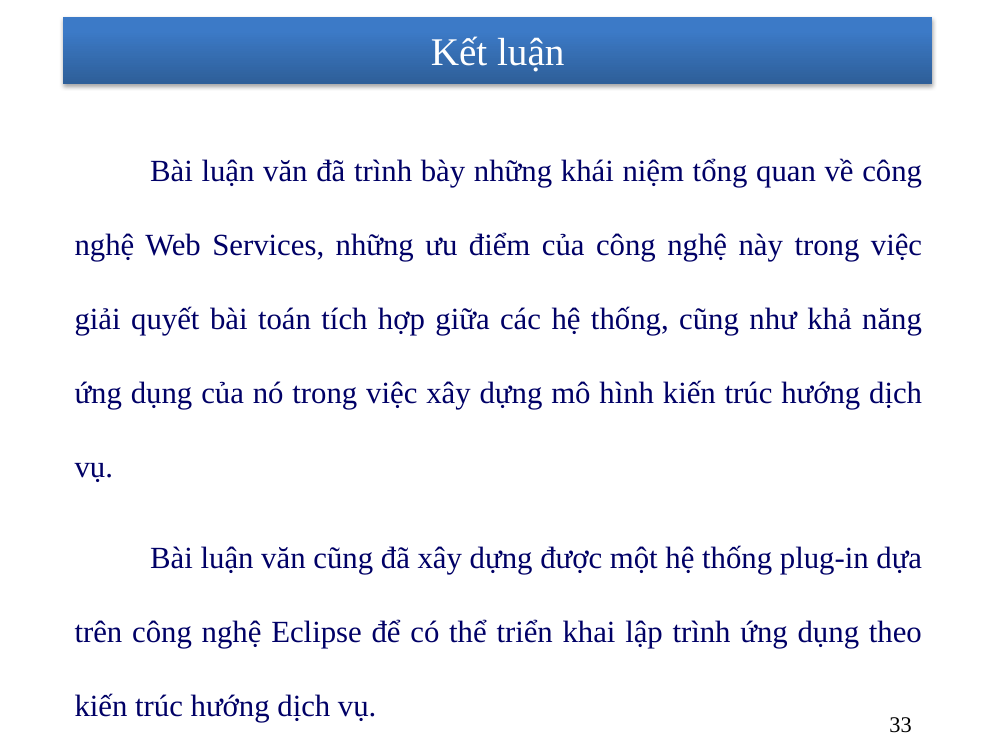
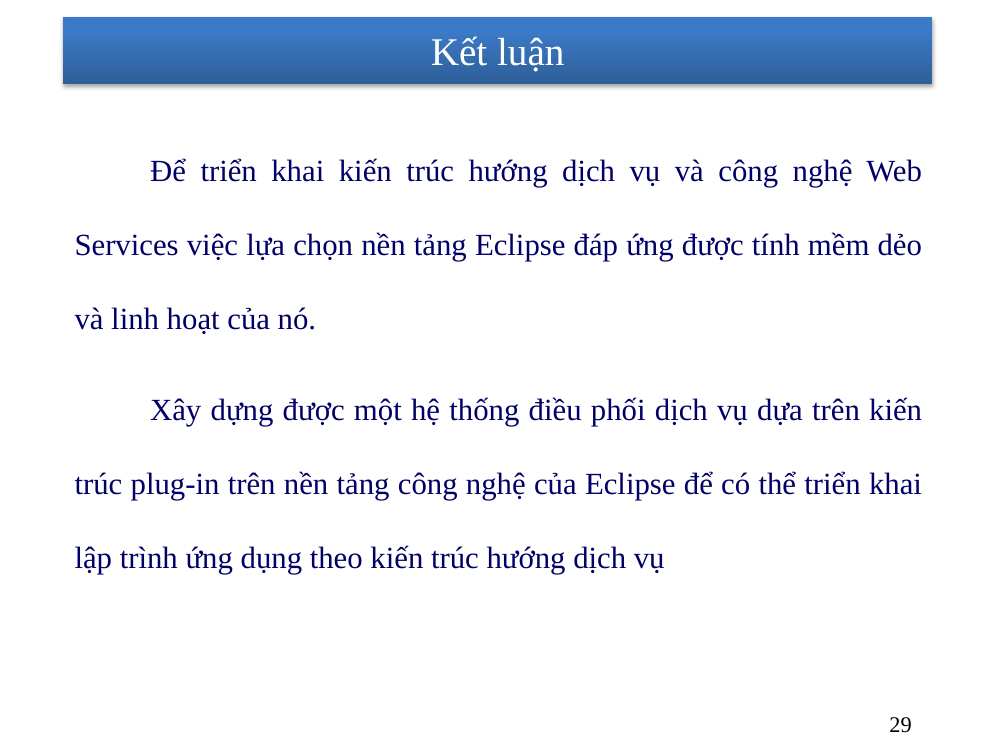
Before and after one commit to nhanhnt/LUANVAN, a slide deck: slide 29 of WORD/luanvan_nhanhnt_ver8.pptx (slide 33 before the commit). Drawn at 1008x756 pixels with LibreOffice and Linux fonts; fonts in the diff are those of the drawing; background and template pictures are left out. Boxes give left, top, right and bottom in pixels: in the first picture for what was removed or moved away, otherwise in the second. Text is boxed around its words. In the diff, an @@ line names an element or a change of style, - is before the commit and + after.

```diff
--- a/WORD/luanvan_nhanhnt_ver8.pptx
+++ b/WORD/luanvan_nhanhnt_ver8.pptx
@@ text at [75,158,922,574]: text changed @@
-    Bài luận văn đã trình bày những khái niệm tổng quan về công nghệ Web Services, những ưu điểm của công nghệ này trong việc giải quyết bài toán tích hợp giữa các hệ thống, cũng như khả năng ứng dụng của nó trong việc xây dựng mô hình kiến trúc hướng dịch vụ.
-    Bài luận văn cũng đã xây dựng được một hệ thống plug-in dựa trên công nghệ Eclipse để có thể triển khai lập trình ứng dụng theo kiến trúc hướng dịch vụ.
+    Để triển khai kiến trúc hướng dịch vụ và công nghệ Web Services việc lựa chọn nền tảng Eclipse đáp ứng được tính mềm dẻo và linh hoạt của nó.
+    Xây dựng được một hệ thống điều phối dịch vụ dựa trên kiến trúc plug-in trên nền tảng công nghệ của Eclipse để có thể triển khai lập trình ứng dụng theo kiến trúc hướng dịch vụ
@@ page number at [889,717,911,733]: text changed @@
-33
+29
```
Also in this commit, not shown: 2 other slides changed, 3 slides removed.
